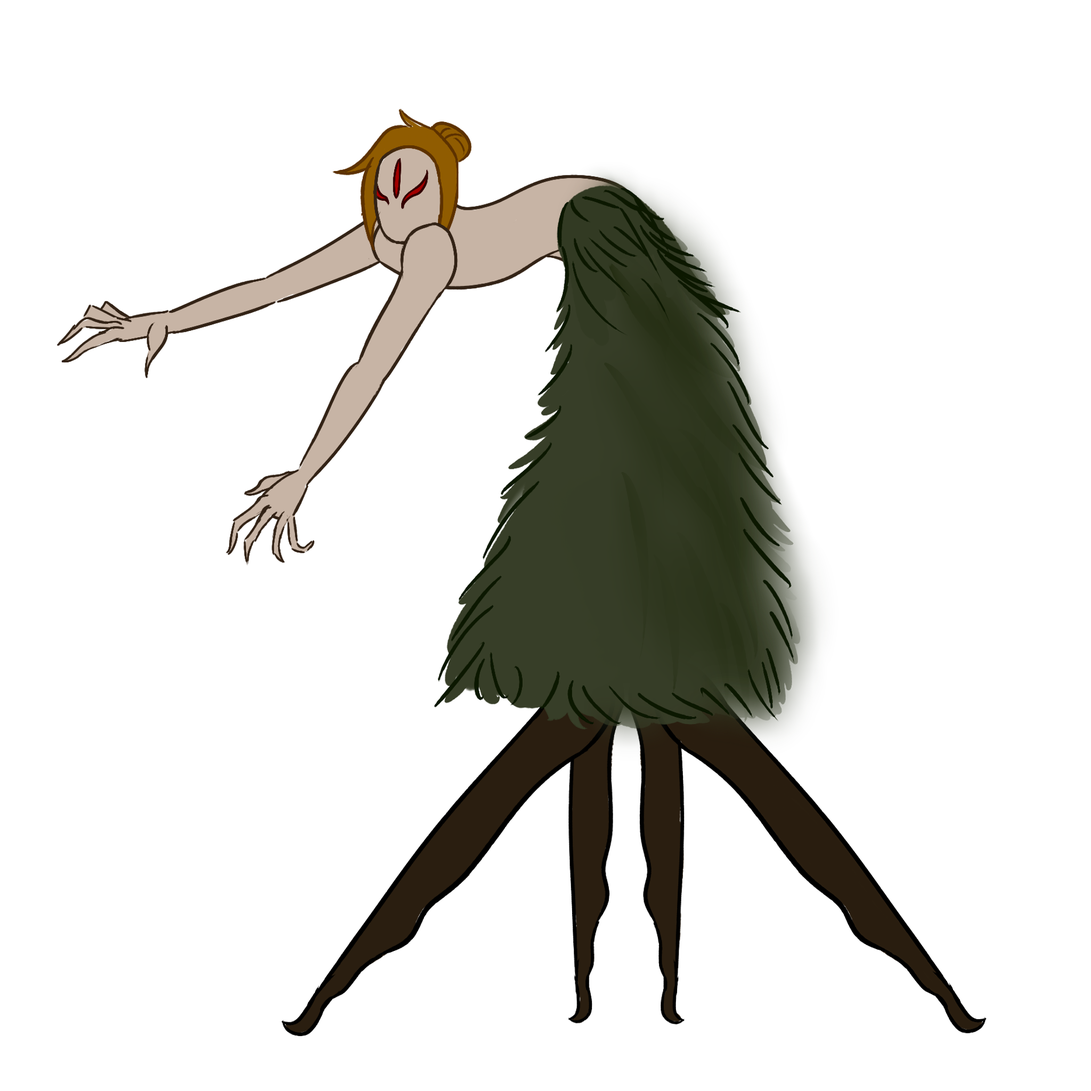
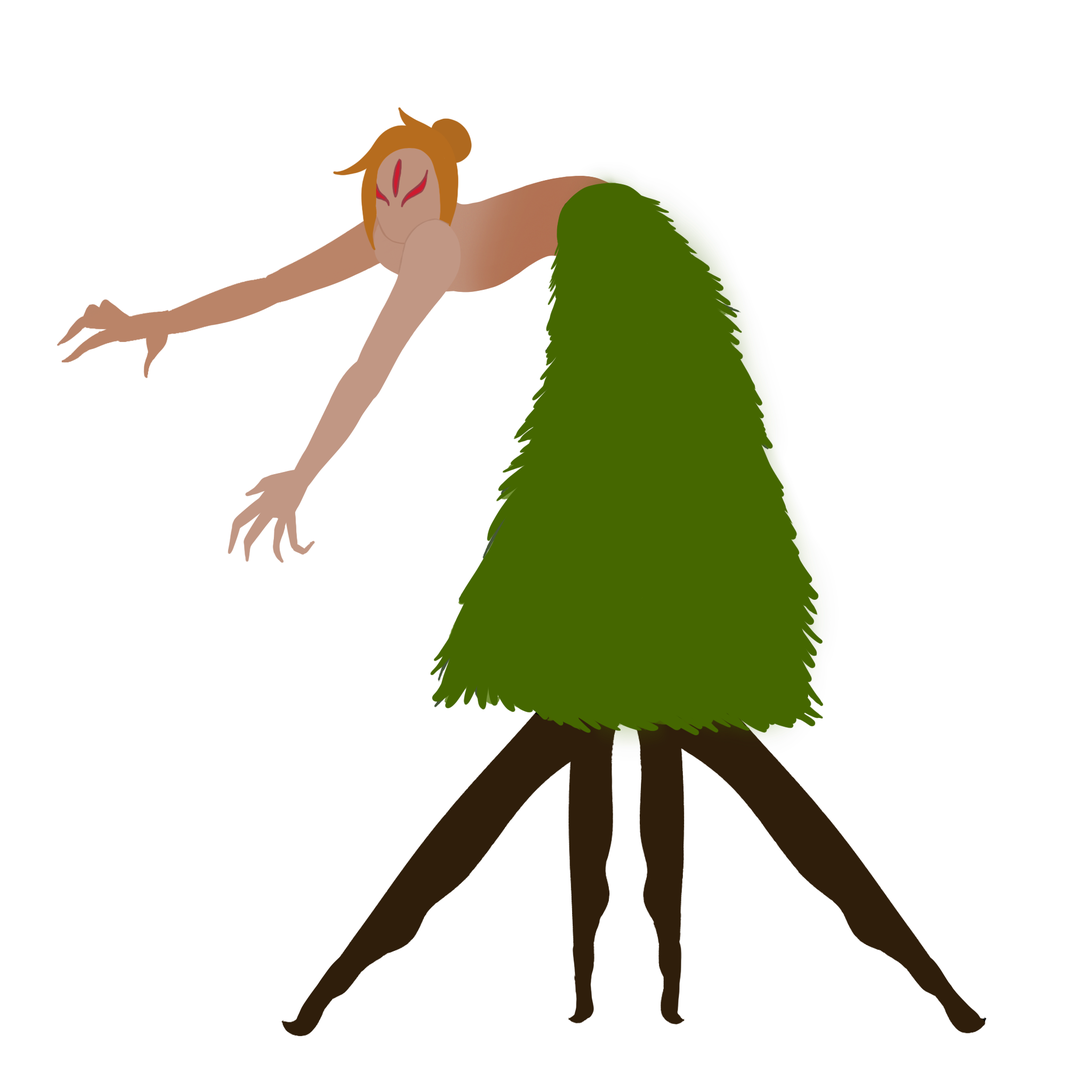
Layered file, before and after one edit (1091x1091). Changes by layer:
painted on "ColoBrasGauche" over [225, 217, 462, 567]
painted on "Layer4" over [332, 107, 473, 257]
painted on "ColoSapin" over [430, 162, 826, 762]
painted on "ColoBuste" over [368, 174, 649, 293]
painted on "ColoBrasDroit" over [57, 214, 398, 379]
painted on "Layer8" over [651, 665, 986, 1034]
painted on "Layer5" over [281, 681, 617, 1037]
painted on "Layer6" over [568, 683, 626, 1024]
painted on "Layer7" over [634, 697, 686, 1025]
